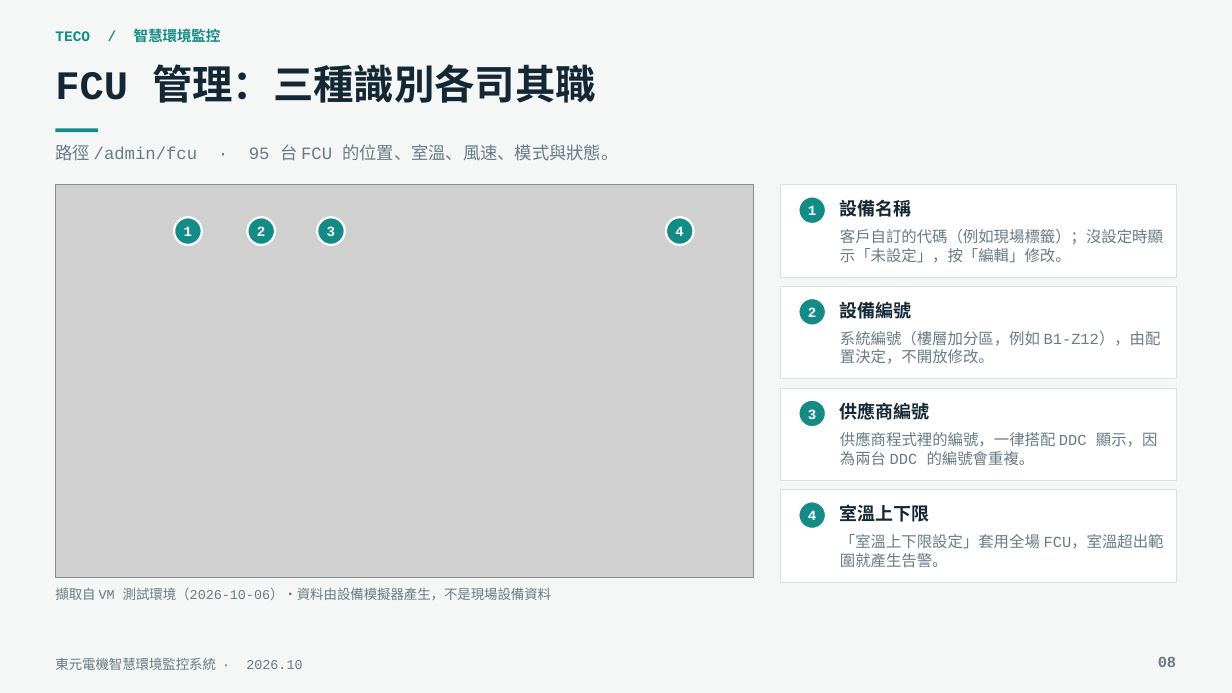
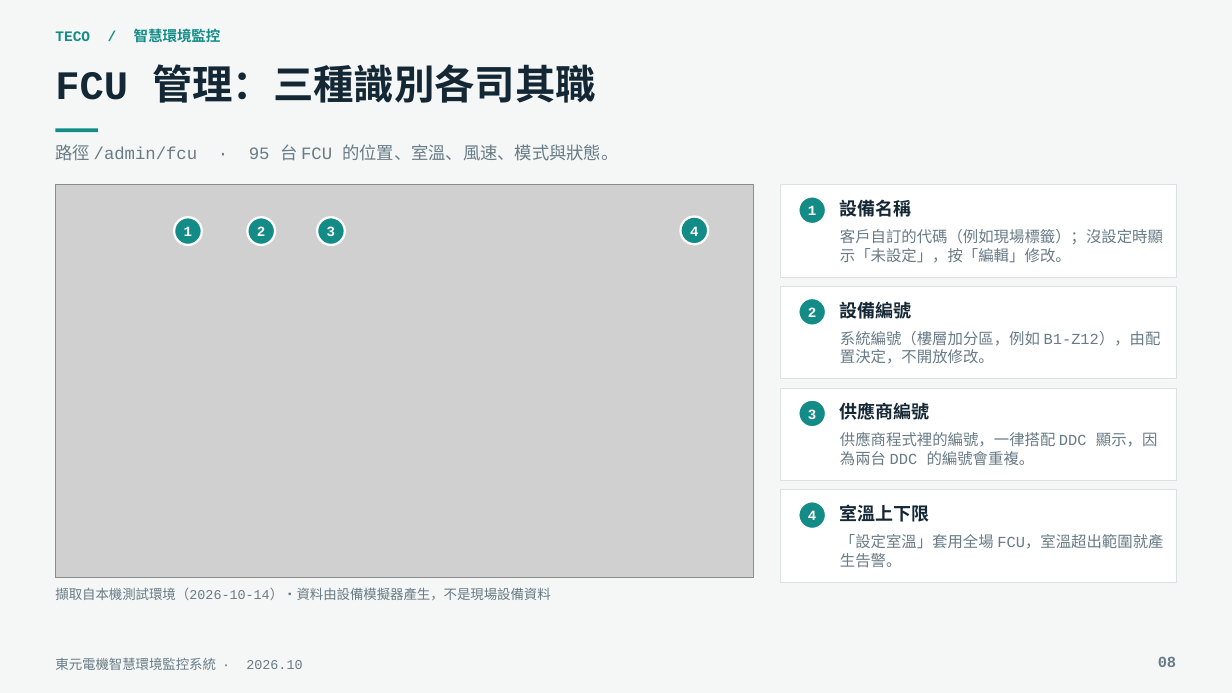
Before and after one commit to jj20375/teco-machinery, a slide deck: slide 8 of docs/TECO_智慧環境監控系統介紹與技術說明.pptx. Drawn at 1232x693 pixels with LibreOffice and Linux fonts; fonts in the diff are those of the drawing; grey boxes stand for pictures. Boxes give left, top, right and bottom in pixels: in the first picture for what was removed or moved away, otherwise in the second. Text is boxed around its words. In the diff, an @@ line names an element or a change of style, - is before the commit and + after.

```diff
--- a/docs/TECO_智慧環境監控系統介紹與技術說明.pptx
+++ b/docs/TECO_智慧環境監控系統介紹與技術說明.pptx
@@ ellipse "4": place and size @@
-ellipse "4" at bbox=[666, 217, 694, 245]
+ellipse "4" at bbox=[680, 216, 708, 244]
@@ text at bbox=[840, 534, 1163, 568]: text changed @@
-「室溫上下限設定」套用全場 FCU，室溫超出範圍就產生告警。
+「設定室溫」套用全場 FCU，室溫超出範圍就產生告警。
@@ text at bbox=[55, 587, 550, 600]: text changed @@
-擷取自 VM 測試環境（2026-10-06）・資料由設備模擬器產生，不是現場設備資料
+擷取自本機測試環境（2026-10-14）・資料由設備模擬器產生，不是現場設備資料
```
Also in this commit, not shown: 25 other slides changed, 1 slide added.
